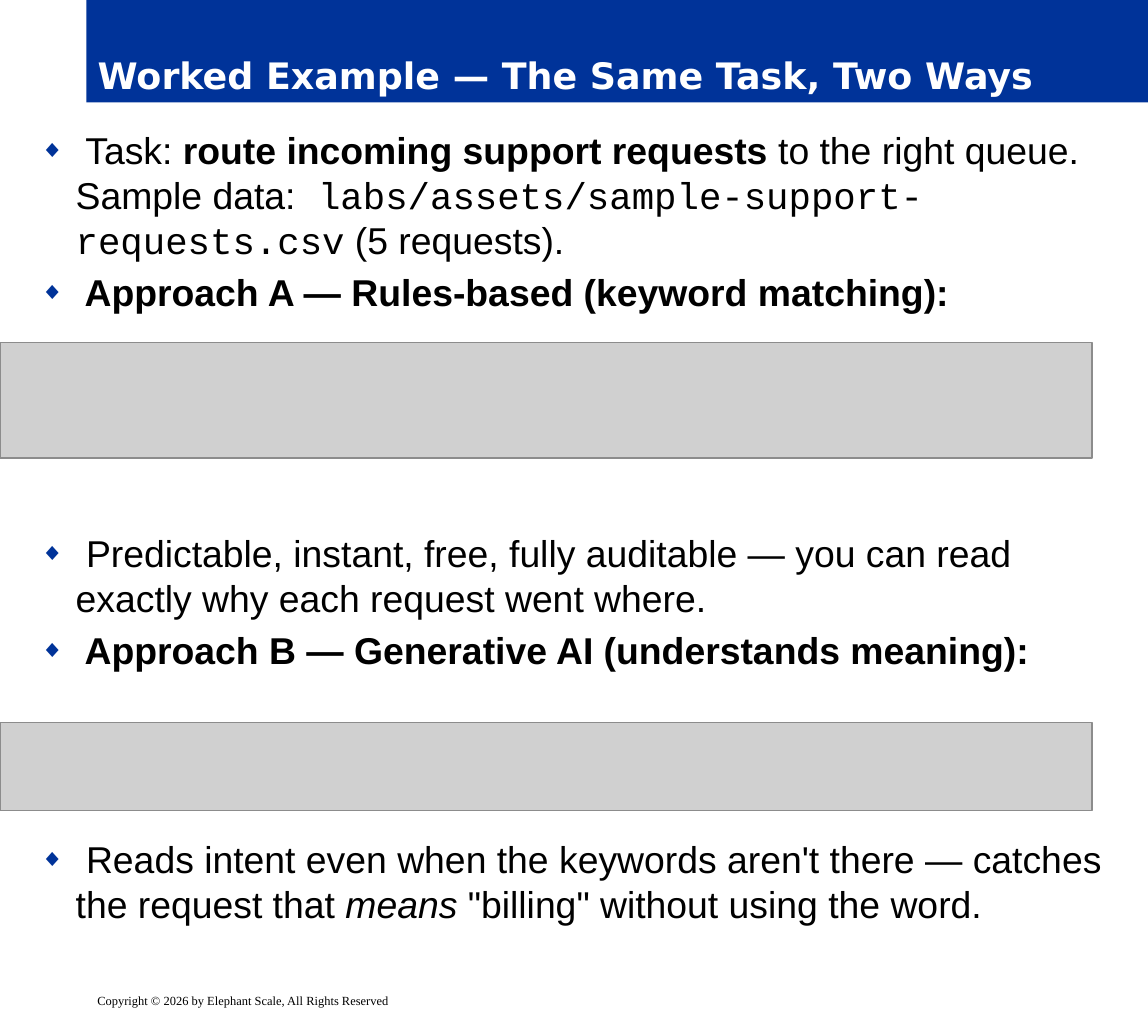
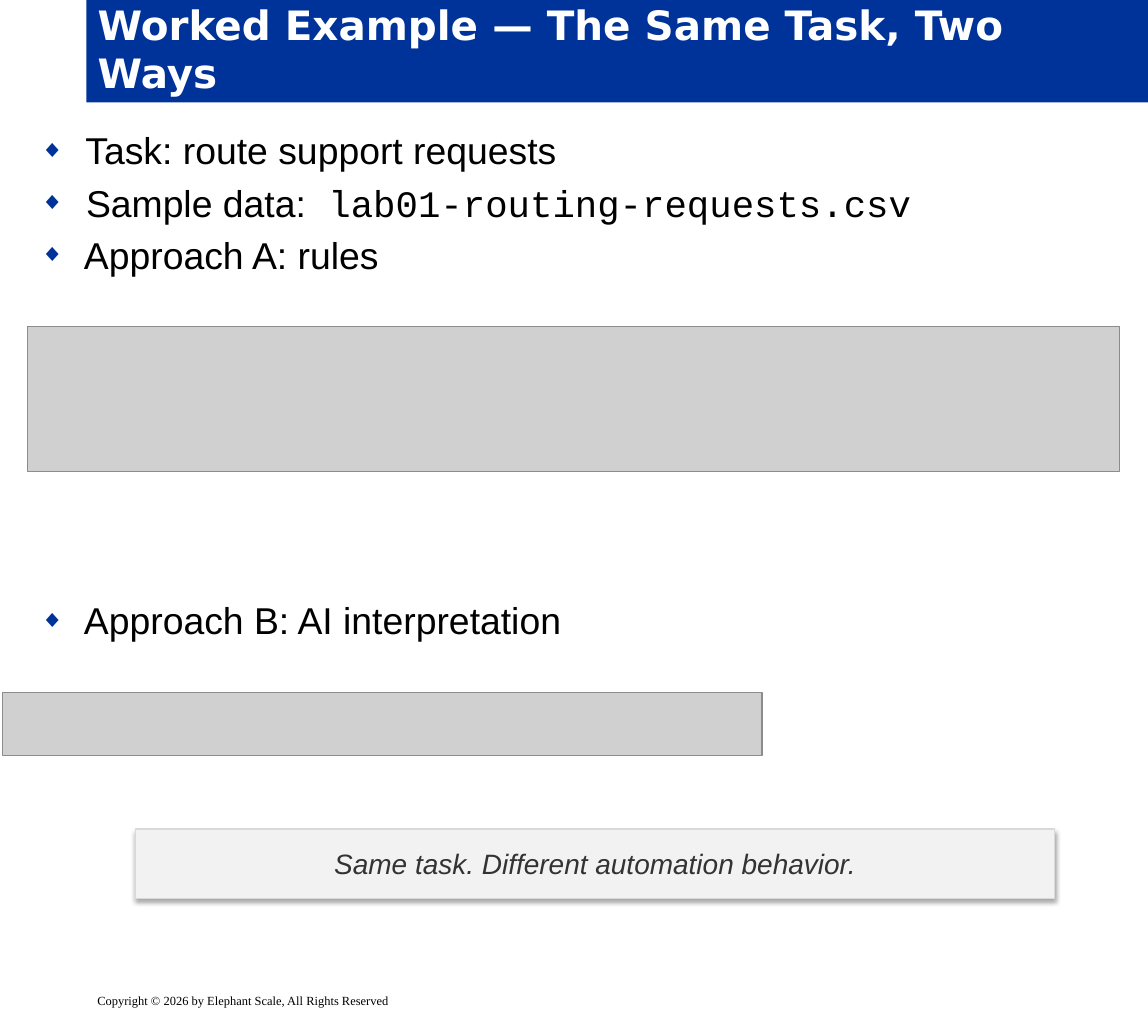
Before and after one commit to elephantscale/ai-automation-essentials, a slide deck: slide 11 of slides/release/01-foundations.pptx. Drawn at 1148x1016 pixels with LibreOffice and Linux fonts; fonts in the diff are those of the drawing; grey boxes stand for pictures; background and template pictures are left out. Boxes give left, top, right and bottom in pixels: in the first picture for what was removed or moved away, otherwise in the second. Text is boxed around its words. In the diff, an @@ line names an element or a change of style, - is before the commit and + after.

```diff
--- a/slides/release/01-foundations.pptx
+++ b/slides/release/01-foundations.pptx
@@ title "Worked Example — The Same ..." at box(86, 0, 1148, 102): size 23.4 to 26 pt @@
@@ text at box(84, 137, 911, 642): text changed @@
-◆ Task: route incoming support requests to the right queue. Sample data: labs/assets/sample-support-requests.csv (5 requests).
-◆ Approach A — Rules-based (keyword matching):
-◆ Predictable, instant, free, fully auditable — you can read exactly why each request went where.
-◆ Approach B — Generative AI (understands meaning):
-◆ Reads intent even when the keywords aren't there — catches the request that means "billing" without using the word.
+◆ Task: route support requests
+◆ Sample data: lab01-routing-requests.csv
+◆ Approach A: rules
+◆ Approach B: AI interpretation
@@ picture: place and size @@
-picture at box(0, 343, 1092, 458)
+picture at box(27, 327, 1119, 472)
@@ picture: place and size @@
-picture at box(0, 722, 1092, 811)
+picture at box(3, 692, 763, 756)
@@ rectangle added at box(136, 829, 1055, 898), fill #F2F2F2, outline #D9D9D9 0.75 pt, 18 pt, text #333333, italic @@
+Same task. Different automation behavior.
```
Also in this commit, not shown: 21 other slides changed.
